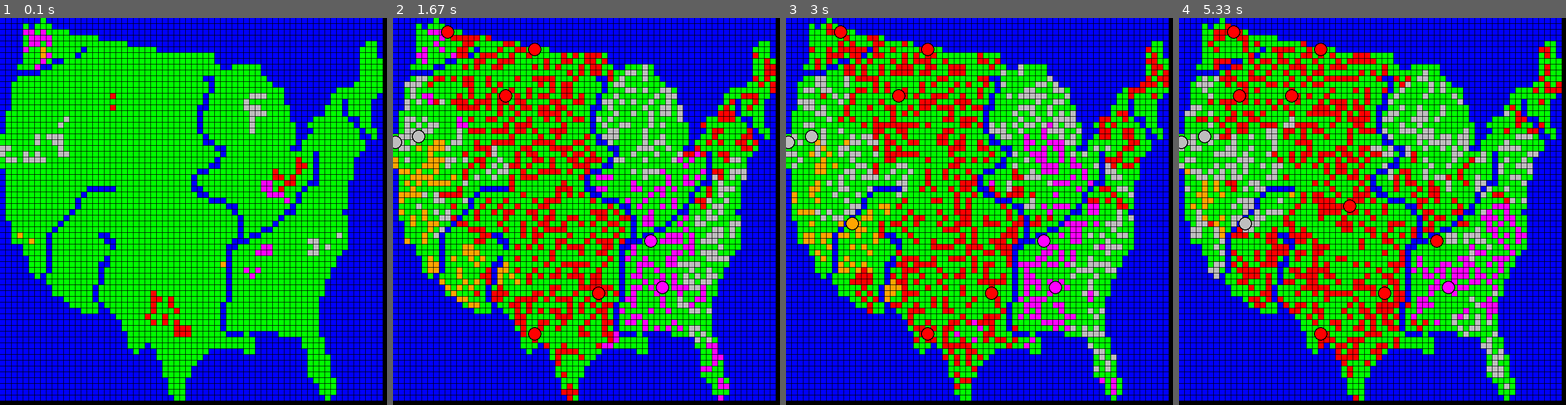
Above: before the commit, frames 1-4 (left to right).
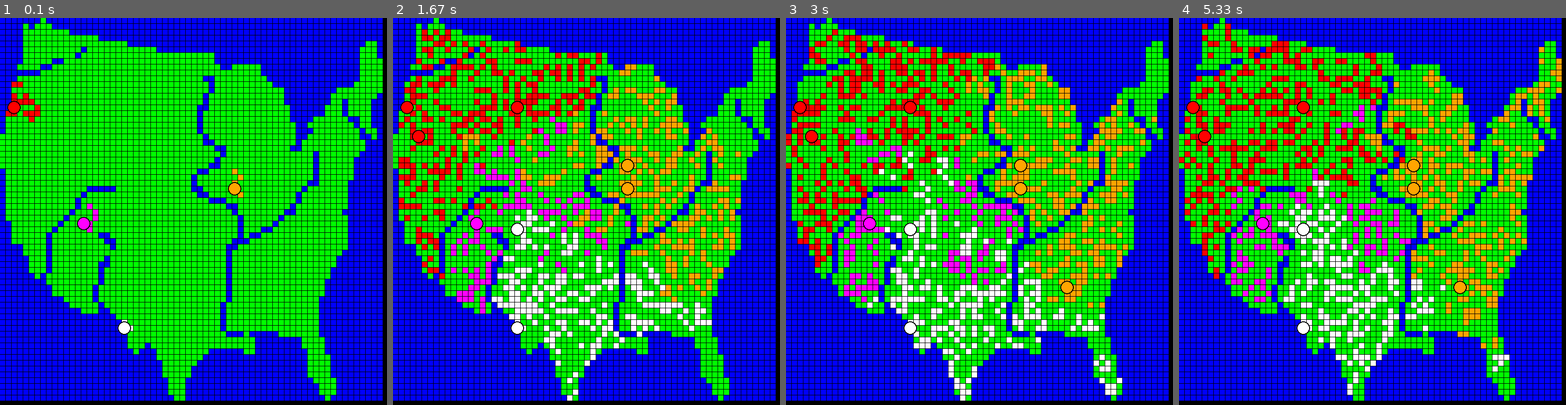
Above: after the commit, the same moments.

Repository: rowboat1/automatons
Game: pygame game, started from automatons.py
Same seed, same stepped clock (60 frames per second), same inputs: the game is played once before the commit and once after it.
Inputs:
- Up to frame 1 (0.1 s): no input
- Up to frame 2 (1.67 s): no input
- Up to frame 3 (3 s): no input
- Up to frame 4 (5.33 s): no input

The runs differ from the first frame. In frame 1, 2.9% of the frame differs, in the area x 0-89%, y 3-83%; in frame 2, 28%; in frame 3, 27%; in frame 4, 28%, in the area x 0-99%, y 1-99%.

Commit message:
Cities spawn cells
Made it so everything starts with a Capital city, and each city spawns 
new cells.

Diff:
--- a/automatons.py
+++ b/automatons.py
@@ -9,7 +9,7 @@
 n_tiles_y = height//size
 buffer = 1
 
-colors = [RED,MAGENTA,GREY,ORANGE]
+colors = [RED,MAGENTA,WHITE,ORANGE]
 tiles = []
 tiledict = {x: [] for x in range(n_tiles_x)}
 cells = []
@@ -88,9 +88,19 @@
         for tile in self.tile.tiles_in_radius(city_buff_radius):
             tile.has_city_buff = new_faction
 
+    def produce(self):
+        eligible_tiles = [n for n in self.tile.get_neighbors() if n.is_ground]
+        if eligible_tiles:
+            Cell(self.faction,random.choice(eligible_tiles))
+
     def display(self):
         pygame.draw.circle(main_s,BLACK,self.tile.rect.center,(size+2))
         pygame.draw.circle(main_s,self.faction.color,self.tile.rect.center,size)
+
+class Capital(object):
+    def __init__(self,faction,tile):
+        City.__init__(self,faction,tile)
+        self.faction.city_counter = 0
 
 class Faction(object):
     def __init__(self,color):
@@ -101,8 +111,9 @@
         factions.append(self)
 
     def make_city(self):
-        eligible_cells = [c for c in self.cells if c.tile.has_city_buff != self]
-        City(self,random.choice(eligible_cells).tile)
+        eligible_tiles = [c.tile for c in self.cells if not c.tile.has_city_buff]
+        if eligible_tiles:
+            City(self,random.choice(eligible_tiles))
 
     def city_check(self):
         if (len(self.cells) // city_threshold) > self.city_counter:
@@ -148,7 +159,7 @@
 
     def move(self):
         possibles = [n for n in self.tile.get_neighbors()]
-        if len([p for p in possibles if p.has_cell]) > max_neighbors:
+        if len([p for p in possibles if p.has_cell]) > max_neighbors or self.get_strength() == 0:
             self.die()
         else:
             t = random.choice(possibles)
@@ -209,19 +220,19 @@
     tiledict[x][y].stream_check()
 
 def gen_cell():
-    for i in range(5):
+    for i in range(3):
         for f in factions:
-            Cell(f,tiledict[random.randrange(n_tiles_x)][random.randrange(n_tiles_y)])
+            home_square = random.choice([t for t in tiles if t.is_ground])
+            Cell(f,home_square)
 
 game_loop,main_s = pgd_init(width,height,input_dict={"r":gen_cell,"f":flip_at_mouse,"s":stream_check_mouse})
 
-gen_cell()
+for f in factions:
+    home_square = random.choice([t for t in tiles if t.is_ground and not t.has_city_buff])
+    City(f,home_square)
 
 for ocean in oceans:
     ocean.stream_check()
-
-#for t in tiledict[n_tiles_x//2][n_tiles_y//2].tiles_in_radius(2):
-#    t.color = WHITE
 
 @game_loop
 def step():
@@ -231,6 +242,7 @@
         cell.display()
         cell.move()
     for city in cities:
+        city.produce()
         city.display()
     for faction in factions:
         faction.city_check()
